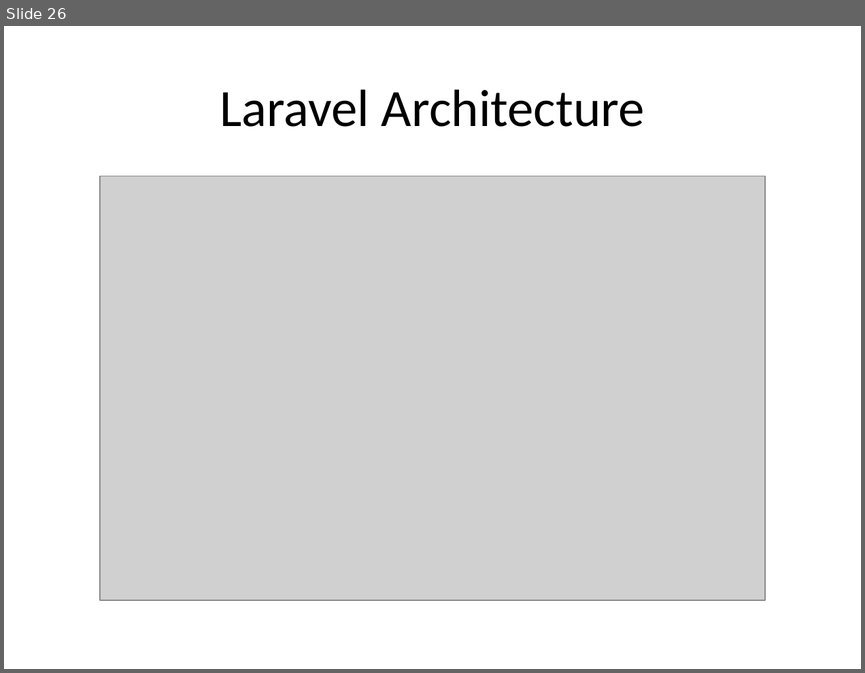
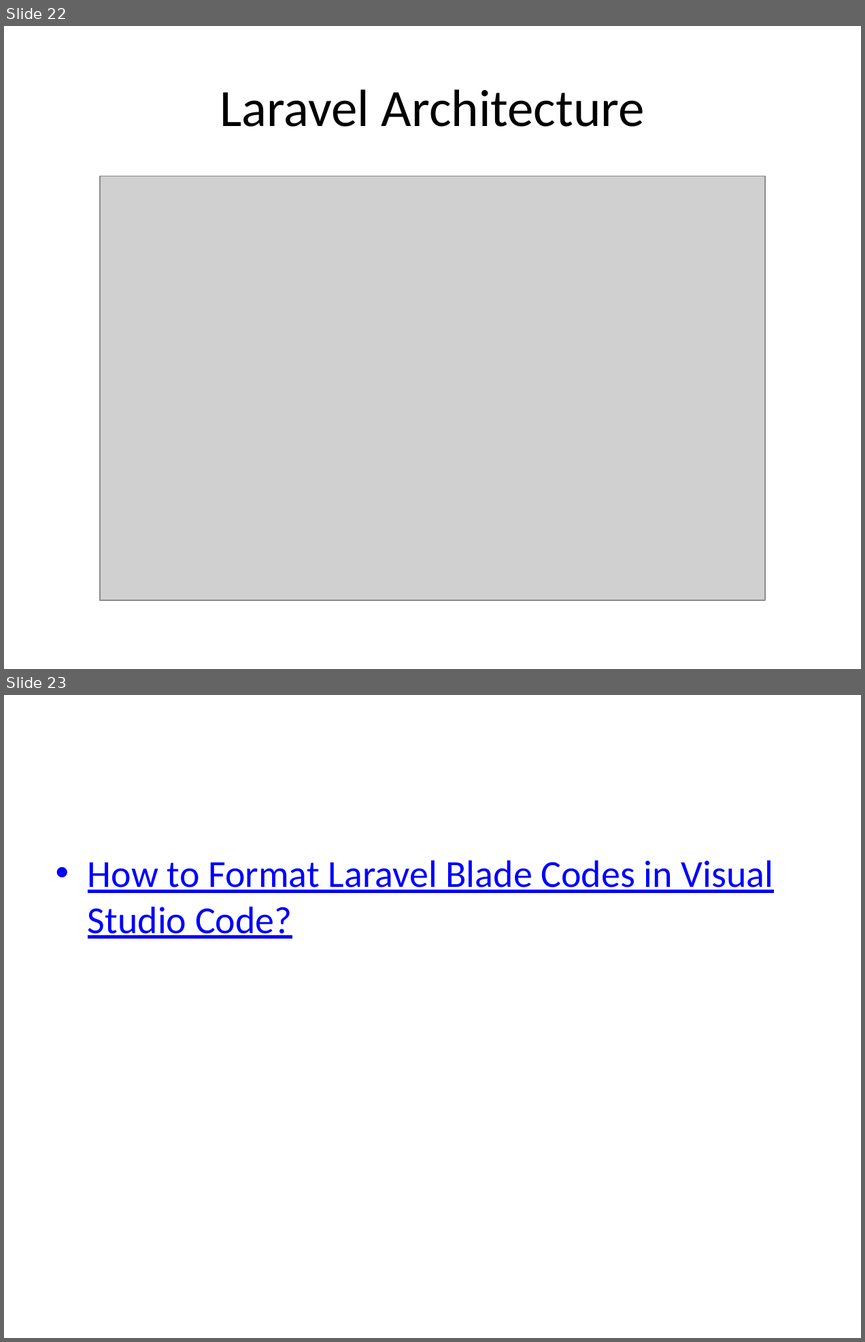
Before and after one commit to TarekSherif/LaravelCourse, a slide deck: PPT/Lec1/1-Laravel-tutorial.pptx. Shown one above the other, each under a label of ours: slide 26 before the commit, slides 22 and 23 after it. The pictures are 865x673 and 865x1342 pixels, drawn with LibreOffice and Linux fonts; fonts in the diff are those of the drawing; grey boxes stand for pictures. Boxes give left, top, right and bottom in pixels: in the first picture for what was removed or moved away, otherwise in the second. Text is boxed around its words. In the diff, an @@ line names an element or a change of style, - is before the commit and + after.

```diff
--- a/PPT/Lec1/1-Laravel-tutorial.pptx
+++ b/PPT/Lec1/1-Laravel-tutorial.pptx
@@ slide 23 added at bbox=[4, 695, 861, 1338], background #FFFFFF @@
@@ text added at bbox=[88, 860, 774, 938], 32 pt, text #0000FF, underline @@
+• How to Format Laravel Blade Codes in Visual Studio Code?
@@ what was slide 26 is now slide 22 @@
```
Also in this commit, not shown: 4 slides changed, 4 slides removed, 17 other files.
